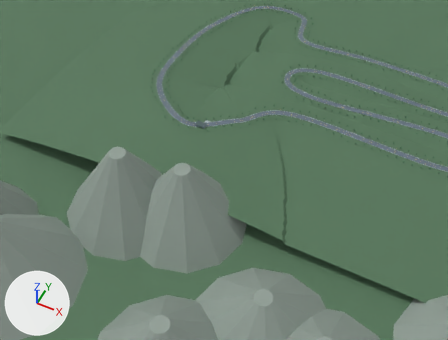
The Blender file assets-sources/seongsamjae/seongsamjae.blend as it was, and as the next commit left it.
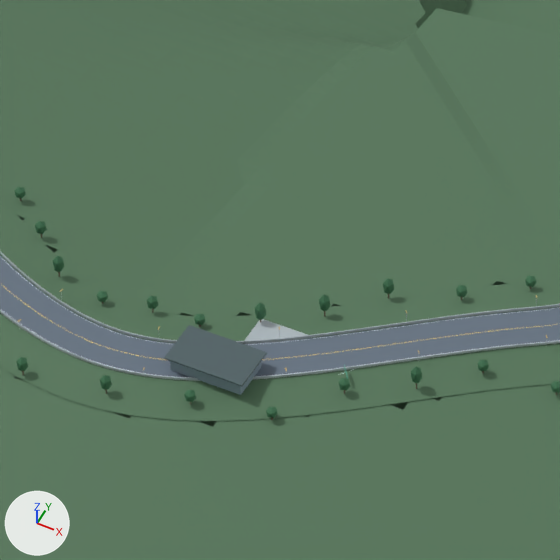
Each version appears first from a 50 mm lens placed at (772.0, -2428.0, 1861.0), pointed at (34.0, -951.0, 15.0), and next in a close-up on the part from 39% to 54% of the width and 24% to 43% of the height. The lights are fixed; the arrows at lower left show +X, +Y and +Z. The last two pictures show the newer version.

Names of what the first close-up shows: 'Jirisan_Terrain_Heightfield', 'RaceBarrier_-1_1920', 'RaceBarrier_1_1920', 'Road_Asphalt_0', 'Scenery_Concrete_-1_6', 'Scenery_Facade_-1_6', 'Scenery_Leaf_-1_6', 'Scenery_Roof_-1_6', 'Scenery_Terrain_1_2' and 14 more.
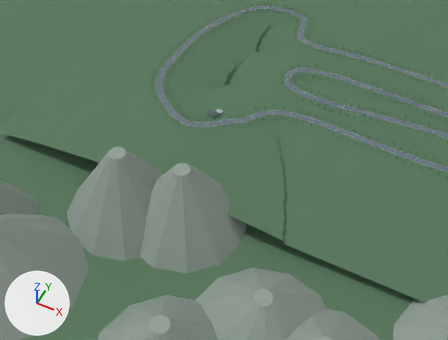
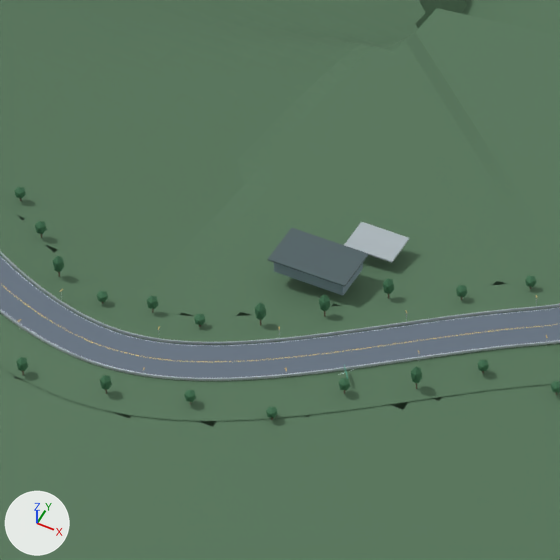
Patch to the scene script:
```diff
--- a/assets-sources/seongsamjae/seongsamjae.blend.py
+++ b/assets-sources/seongsamjae/seongsamjae.blend.py
@@ me_scenery_concrete__1_6 @@
 # used by ob_scenery_concrete__1_6; location = (0.0, 0.0, 0.0)
-me_scenery_concrete__1_6.from_pydata(...)  # 56 vertices, 42 faces; spans x -95.1..-17.4, y -882.3..-824.2, z 149.6..156.9
+me_scenery_concrete__1_6.from_pydata(...)  # 56 vertices, 42 faces; spans x -83.4..-17.4, y -882.3..-773.1, z 149.6..156.9
+# me_scenery_concrete__1_6 part 1: the loose piece of 8 vertices spanning x -95.1..-70.1, y -869.9..-851.9, z 149.6..150.4 is moved by (11.7, 78.8, 0.0)
 me_scenery_concrete__1_6.materials.append(mat_concrete)
@@ me_scenery_facade__1_6 @@
 # used by ob_scenery_facade__1_6; location = (0.0, 0.0, 0.0)
-me_scenery_facade__1_6.from_pydata(...)  # 8 vertices, 6 faces; spans x -115.6..-79.6, y -900.9..-880.9, z 151.0..159.0
+me_scenery_facade__1_6.from_pydata(...)  # 8 vertices, 6 faces; spans x -103.9..-67.9, y -822.1..-802.1, z 151.0..159.0
+# me_scenery_facade__1_6 part 2: the whole mesh is moved by (11.7, 78.8, 0.0)
 me_scenery_facade__1_6.materials.append(mat_facade)
@@ me_scenery_roof__1_6 @@
 # used by ob_scenery_roof__1_6; location = (0.0, 0.0, 0.0)
-me_scenery_roof__1_6.from_pydata(...)  # 8 vertices, 6 faces; spans x -117.6..-77.6, y -902.9..-878.9, z 158.9..159.6
+me_scenery_roof__1_6.from_pydata(...)  # 8 vertices, 6 faces; spans x -105.9..-65.9, y -824.1..-800.1, z 158.9..159.6
+# me_scenery_roof__1_6 part 3: the whole mesh is moved by (11.7, 78.8, 0.0)
 me_scenery_roof__1_6.materials.append(mat_roof)
```

Boxes (x1, y1, x2, y2) around the edits, measured in the close-ups (560 x 560 px; the box of a moved part takes in the faces that stretch with it):
'Scenery_Roof_-1_6', moved: before (164, 325, 267, 386); after (268, 228, 369, 287)
'Scenery_Concrete_-1_6', reshaped: before (244, 313, 407, 344); after (279, 222, 409, 338)
'Scenery_Facade_-1_6', moved: before (170, 361, 261, 395); after (274, 263, 363, 295)
part 1 of me_scenery_concrete__1_6, moved or reshaped: before (244, 319, 307, 344); after (344, 222, 409, 263)
